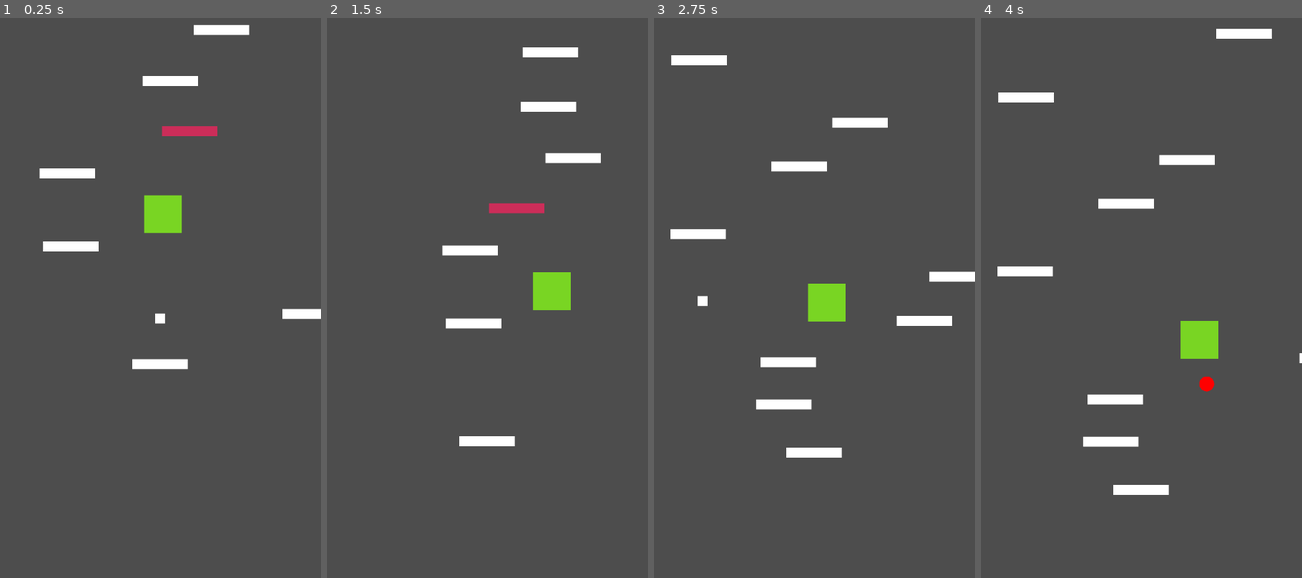
Above: before the commit, frames 1-4 (left to right).
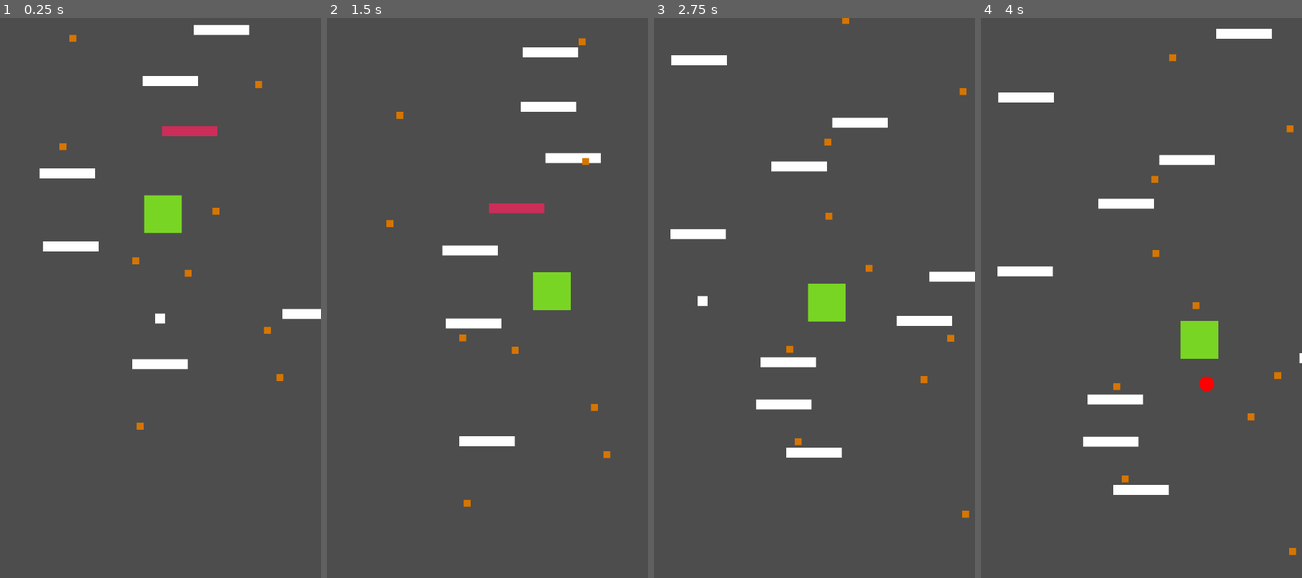
Above: after the commit, the same moments.

Repository: viteax/doodya-jump
Game: Godot game, scene res://main.tscn
The game is run twice, just before and just after one commit, with the same random seed, the same clock (stepped at 60 frames per second) and the same inputs.
Inputs:
- Up to frame 1 (0.25 s): no input
- Up to frame 2 (1.5 s): hold Right (ui_right) from 0.53 s (still down)
- Up to frame 3 (2.75 s): release Right (ui_right) at 2.03 s; hold Left (ui_left) from 2.03 s (still down)
- Up to frame 4 (4 s): release Left (ui_left) at 2.78 s; hold Right (ui_right) from 2.78 s (still down)

The runs differ from the first frame. In frame 1, 0.3% of the frame differs, in the area x 18-89%, y 2-74%; in frame 2, 0.3%; in frame 3, 0.3%; in frame 4, 0.3%, in the area x 41-99%, y 6-96%.

Commit message:
Update main scene

Diff:
--- a/main.tscn
+++ b/main.tscn
@@ -7,6 +7,8 @@
 [ext_resource type="PackedScene" uid="uid://c1ddm523ho6ug" path="res://platforms/breaking_platform.tscn" id="5_lquwl"]
 [ext_resource type="PackedScene" uid="uid://e5pqftmqsw05" path="res://enemies/flying_enemy/flying_enemy.tscn" id="6_7mycd"]
 [ext_resource type="PackedScene" uid="uid://bbxvp7remauki" path="res://spawners/enemy_spawner.tscn" id="7_272bh"]
+[ext_resource type="PackedScene" uid="uid://5dw1e2nmkoe6" path="res://gear/gear.tscn" id="8_5vw27"]
+[ext_resource type="PackedScene" uid="uid://cq5siw56ic7oj" path="res://spawners/gear_spawner.tscn" id="9_kek77"]
 
 [node name="Main" type="Node2D" unique_id=1239697298]
 
@@ -35,8 +37,11 @@
 
 [node name="EnemySpawner" parent="." unique_id=362603104 node_paths=PackedStringArray("camera") instance=ExtResource("7_272bh")]
 position = Vector2(1, 45)
-spawn_interval = 3.0
-min_x = 0.0
-max_x = 200.0
-max_enemies = 5
 camera = NodePath("../Player/Camera2D")
+
+[node name="Gear" parent="." unique_id=442231704 instance=ExtResource("8_5vw27")]
+position = Vector2(274, 217)
+
+[node name="GearSpawner" parent="." unique_id=1093399079 node_paths=PackedStringArray("camera") instance=ExtResource("9_kek77")]
+position = Vector2(46, 241)
+camera = NodePath("../Player/Camera2D")
--- a/project.godot
+++ b/project.godot
@@ -15,6 +15,10 @@
 config/features=PackedStringArray("4.6", "GL Compatibility")
 config/icon="res://icon.svg"
 
+[autoload]
+
+SaveManager="*uid://dncfipoe2yuyq"
+
 [display]
 
 window/size/viewport_width=648
